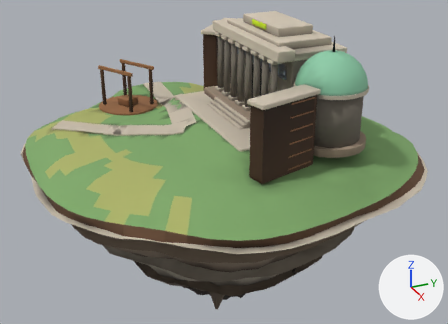
Before and after pictures for a commit that changed the glTF model public/models/islands/blogs_lod1.glb.
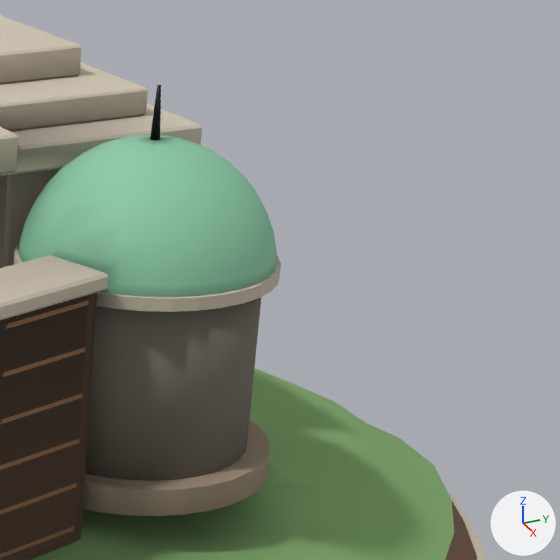
Old and new are each drawn whole from a 50 mm lens placed at (23.54, -10.1, 10.36), pointed at (-0.11, 0.54, -1.47) and again close up on the part from 65% to 100% of the width and 4% to 53% of the height. Every picture has the same lights, and +X, +Y and +Z are marked at lower right. The first two pictures are the older version. Where no turn or scale is listed for an object, it has been applied to the vertices. Vertices at exactly the same position are counted once.

Objects in the first close-up: 'buildings', 'foundation', 'landmarks', 'terrain'.
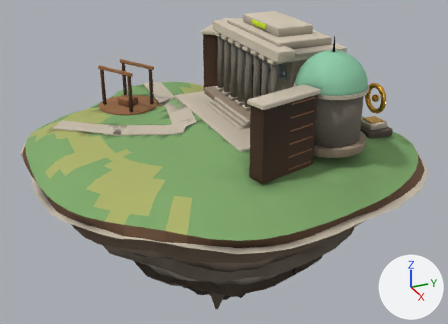
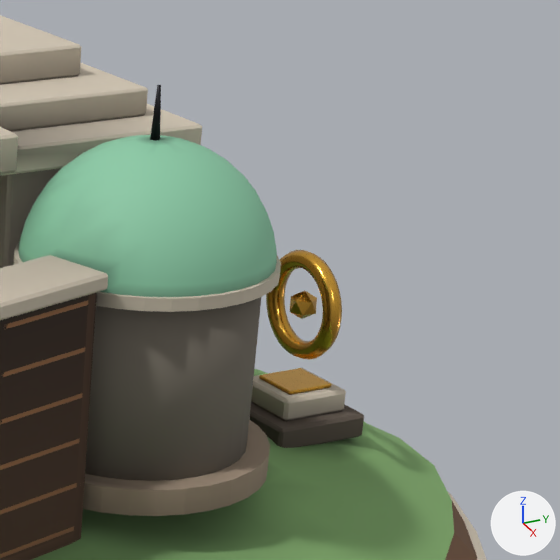
Where the newer file only moved an object's origin or applied its transform, the numbers keep the older frame.

Boxes (x1, y1, x2, y2) around the edits, measured in the close-ups (560 x 560 px):
'buildings', reshaped: before (0, 15, 281, 516); after (0, 15, 364, 516)
'anim_spin_monument_ring', added: after (266, 250, 342, 360)
part 1 of me_terrain, recoloured (darker): before (249, 384, 378, 464); after (268, 425, 378, 464)
part 2 of me_terrain, recoloured: before (251, 401, 339, 455); after (267, 437, 324, 455)
part 3 of me_buildings, added: after (259, 368, 331, 395)
part 4 of me_buildings, added: after (251, 368, 346, 421)
part 5 of me_buildings, added: after (249, 402, 364, 448)
part 6 of me_buildings, recoloured: (249, 420, 266, 435) in both

Edits to the bpy script that builds the scene:
```text
Add mat_m_gold:
    mat_m_gold = bpy.data.materials.new('M_gold')
    # nodes: BsdfPrincipled, Mix, OutputMaterial, VertexColor
    # colours: orange #f1b84b, mixed with the vertex colours
Change me_terrain:
    where me_terrain.from_pydata(...)  # 1237 vertices, 2314 faces; spans x -8.4..8.4, y -8.1..8.1, z -0.8..0.8
    used by ob_terrain; location = (-0.22, 0.22, 0.18)
    me_terrain part 1: 12 faces centred in x 2.6..4.3, y 5.0..6.6, z 0.0..0.4 are repainted in the vertex colours; the middle colour goes from white #ffffff to white #e7e7e7
    me_terrain part 2: 6 faces centred in x 3.1..4.0, y 5.4..6.2, z 0.1..0.2 are repainted in the vertex colours; the middle colour goes from white #ffffff to grey #8d8d8d
Change me_buildings:
    used by ob_buildings; location = (0.09, 0.36, 2.7)
    remove me_buildings.from_pydata(...)  # 1517 vertices, 2828 faces; spans x -5.81..5.81, y -4.14..4.14, z -2.35..2.35
    add me_buildings.from_pydata(...)  # 1589 vertices, 2960 faces; spans x -5.81..5.81, y -4.14..6.34, z -2.41..2.35
    me_buildings part 3: the loose piece of 24 vertices spanning x -2.39..3.21, y 1.54..3.84, z -1.4..1.3 is copied, and the copy is scaled about its middle by (0.109, 0.27, 0.0138), then moved by (2.76, 3.02, -1.75), in mat_m_gold; it spans x 2.86..3.48, y 5.4..6.02, z -1.83..-1.78
    me_buildings part 4: the loose piece of 24 vertices spanning x 2.76..3.16, y 0.69..1.1, z -1.4..-1.24 is copied, and the copy is scaled about its middle by (2.24, 2.24, 1.71), then moved by (0.21, 4.82, -0.65); it spans x 2.72..3.62, y 5.26..6.16, z -2.11..-1.83
    me_buildings part 5: a new loose piece of 24 vertices spanning x 2.54..3.79, y 5.09..6.34, z -2.41..-2.11, in mat_m_stone_dark
    me_buildings part 6: 30 kept faces spanning x -2.85..5.78, y 1.17..4.14, z -1.9..0.83 get new vertex colours
    add me_buildings.materials.append(mat_m_gold)
    add me_buildings.materials.append(mat_m_stone_dark)
Add me_anim_spin_monument_ring:
    me_anim_spin_monument_ring.from_pydata(...)  # a torus around y (ring radius 0.55, tube radius 0.11) spanning x -0.66..0.66, y -0.11..0.11, z -0.66..0.66; an icosphere of 20 faces spanning x -0.161..0.161, y -0.153..0.153, z -0.18..0.18
    me_anim_spin_monument_ring.materials.append(mat_m_gold)
Add ob_anim_spin_monument_ring:
    ob_anim_spin_monument_ring = bpy.data.objects.new('anim_spin_monument_ring', me_anim_spin_monument_ring)
    ob_anim_spin_monument_ring.location = (3.26, 6.07, 1.87)
```
